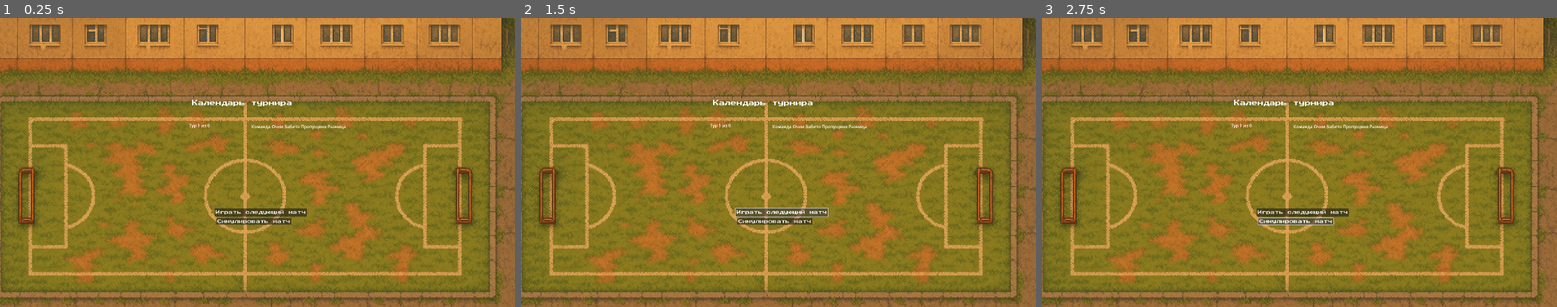
Above: before the commit, frames 1-3 (left to right).
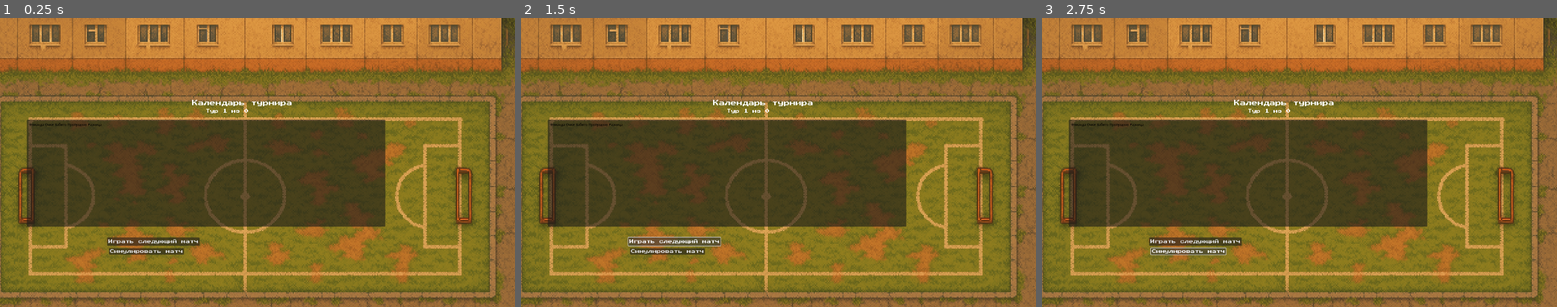
Above: after the commit, the same moments.

Repository: supervi5w4/footballpong
Game: Godot game, scene res://scenes/tournament_calendar.tscn
The game is run twice, just before and just after one commit, with the same random seed, the same clock (stepped at 60 frames per second) and the same inputs. This scene is started directly instead of the project's main scene.
Inputs:
- Up to frame 1 (0.25 s): no input
- Up to frame 2 (1.5 s): click "Играть следующий матч" at 0.5 s; click "Играть следующий матч" at 1.25 s
- Up to frame 3 (2.75 s): click "Симулировать матч" at 2 s

The runs differ from the first frame. In frame 1, 26% of the frame differs, in the area x 5-75%, y 31-82%; in frame 2, 26%; in frame 3, 26%, in the area x 5-75%, y 31-83%.
Error before the commit: Out of bounds get index '0' (on base: 'Array[Array]') (res://scenes/tournament_calendar.gd:27)
Error after the commit: Out of bounds get index '0' (on base: 'Array[Array]') (res://scenes/tournament_calendar.gd:166)

Commit message:
Add files via upload

Diff:
--- a/scenes/goal.gd
+++ b/scenes/goal.gd
@@ -26,12 +26,15 @@
 	if not (body is RigidBody2D and body.is_in_group("ball")):
 		return
 
-	# Обновляем счёт (игрок всегда отображается слева)
-	if _score:
-		if is_right_goal == _score.player_is_home:
-			_score.left += 1  # гол игрока
-		else:
-			_score.right += 1  # гол соперника
+	# Определяем: где ворота игрока?
+	var player_goal_is_right := not _score.player_on_left
+
+	if is_right_goal == player_goal_is_right:
+		# мяч влетел в ворота игрока → очко сопернику
+		_score.right += 1
+	else:
+		# мяч влетел в ворота бота → очко игроку
+		_score.left += 1
 
 	# Воспроизводим звук гола
 	if _sound:
--- a/scenes/tournament_calendar.gd
+++ b/scenes/tournament_calendar.gd
@@ -15,33 +15,123 @@
 	simulate_btn.pressed.connect(_on_simulate_pressed)
 	_update_round_info()
 
+func _notification(what: int) -> void:
+	# Обновляем календарь при возврате на экран
+	if what == NOTIFICATION_ENTER_TREE and round_label and matches_list and rows_container:
+		_update_round_info()
+
 func _update_round_info() -> void:
 	var total_rounds : int = Score.rounds.size()
-	round_label.text = "Тур %d из %d" % [Score.current_round + 1, total_rounds]
-	_render_calendar()
-	_render_table()
+	if round_label:
+		round_label.text = "Тур %d из %d" % [Score.current_round + 1, total_rounds]
+	if matches_list:
+		_render_calendar()  # Перерисовываем календарь с обновленной подсветкой
+	if rows_container:
+		_render_table()
 
 func _render_calendar() -> void:
+	if not matches_list:
+		return
+
+	# Очищаем список матчей
 	for child in matches_list.get_children():
 		child.queue_free()
-	var round_idxs : Array = Score.rounds[Score.current_round]
-	for idx in round_idxs:
-		var m : Dictionary = Score.matches[idx] as Dictionary
-		var home : String = String(m["home"])
-		var away : String = String(m["away"])
-		var score_text : String = String(m["score"])
-		var lbl : Label = Label.new()
-		lbl.text = "%s — %s    %s" % [home, away, score_text]
-		matches_list.add_child(lbl)
+
+	# Создаем основной контейнер для разделения на две части
+	var main_container = VBoxContainer.new()
+	main_container.custom_minimum_size = Vector2(0, 600)  # Увеличиваем высоту для лучшего отображения
+	main_container.add_theme_constant_override("separation", 30)  # Увеличиваем отступ между рядами
+
+	# Создаем контейнер для верхних 3 туров
+	var top_container = HBoxContainer.new()
+	top_container.custom_minimum_size = Vector2(0, 250)
+	top_container.size_flags_horizontal = Control.SIZE_EXPAND_FILL
+	top_container.add_theme_constant_override("separation", 15)  # Увеличиваем отступ между панелями
+
+	# Создаем контейнер для нижних 3 туров
+	var bottom_container = HBoxContainer.new()
+	bottom_container.custom_minimum_size = Vector2(0, 250)
+	bottom_container.size_flags_horizontal = Control.SIZE_EXPAND_FILL
+	bottom_container.add_theme_constant_override("separation", 15)  # Увеличиваем отступ между панелями
+
+	# Разбиваем турнир на 6 туров (3 вверху, 3 внизу)
+	var total_rounds = Score.rounds.size()
+	var rounds_per_row = 3
+
+	for round_index in range(total_rounds):
+		# Создаем панель для тура
+		var round_panel = Panel.new()
+		round_panel.custom_minimum_size = Vector2(120, 220)  # Увеличиваем размеры панели
+		round_panel.size_flags_horizontal = Control.SIZE_EXPAND_FILL
+
+		# Подсвечиваем текущий тур жёлтым цветом (непрозрачный)
+		if round_index == Score.current_round:
+			round_panel.modulate = Color(1, 1, 0, 1.0)  # Жёлтый фон без прозрачности
+		else:
+			round_panel.modulate = Color(0.8, 0.8, 0.8, 1.0)  # Светло-серый фон без прозрачности
+
+		# Создаем контейнер для содержимого тура
+		var round_container = VBoxContainer.new()
+		round_container.custom_minimum_size = Vector2(0, 220)
+		round_container.size_flags_horizontal = Control.SIZE_EXPAND_FILL
+		round_container.add_theme_constant_override("separation", 5)  # Отступ между элементами
+
+		# Заголовок тура
+		var round_header = Label.new()
+		round_header.text = "Тур %d" % (round_index + 1)
+		round_header.horizontal_alignment = HORIZONTAL_ALIGNMENT_CENTER
+		round_header.add_theme_font_size_override("font_size", 14)
+		round_header.add_theme_color_override("font_color", Color.BLACK)
+		round_container.add_child(round_header)
+
+		# Матчи тура
+		var round_idxs = Score.rounds[round_index]
+		for idx in round_idxs:
+			var m = Score.matches[idx] as Dictionary
+			var home = String(m["home"])
+			var away = String(m["away"])
+			var score_text = String(m["score"])
+			var match_label = Label.new()
+			match_label.text = "%s — %s\n%s" % [home, away, score_text]
+			match_label.horizontal_alignment = HORIZONTAL_ALIGNMENT_CENTER
+			match_label.add_theme_font_size_override("font_size", 10)
+			match_label.add_theme_color_override("font_color", Color.BLACK)
+			round_container.add_child(match_label)
+
+		# Добавляем контейнер в панель
+		round_panel.add_child(round_container)
+
+		# Добавляем панель в соответствующий контейнер (верхний или нижний)
+		if round_index < rounds_per_row:
+			top_container.add_child(round_panel)
+		else:
+			bottom_container.add_child(round_panel)
+
+	# Добавляем оба контейнера в основной
+	main_container.add_child(top_container)
+	main_container.add_child(bottom_container)
+
+	# Добавляем основной контейнер в список
+	matches_list.add_child(main_container)
 
 func _render_table() -> void:
+	if not rows_container:
+		return
+
 	for child in rows_container.get_children():
 		child.queue_free()
+
+	# Заголовки таблицы
 	var headers : Array = ["Команда", "Очки", "Забито", "Пропущено", "Разница"]
 	for h in headers:
 		var hl : Label = Label.new()
 		hl.text = String(h)
+		hl.add_theme_font_size_override("font_size", 12)
+		hl.add_theme_color_override("font_color", Color.BLACK)
+		hl.horizontal_alignment = HORIZONTAL_ALIGNMENT_CENTER
 		rows_container.add_child(hl)
+
+	# Данные команд
 	var sorted : Array = Score.teams.duplicate()
 	sorted.sort_custom(_compare_teams)
 	for t in sorted:
@@ -55,6 +145,9 @@
 		for v in row:
 			var cell : Label = Label.new()
 			cell.text = v
+			cell.add_theme_font_size_override("font_size", 10)
+			cell.add_theme_color_override("font_color", Color.BLACK)
+			cell.horizontal_alignment = HORIZONTAL_ALIGNMENT_CENTER
 			rows_container.add_child(cell)
 
 func _compare_teams(a: Dictionary, b: Dictionary) -> bool:
--- a/scenes/tournament_calendar.tscn
+++ b/scenes/tournament_calendar.tscn
@@ -36,21 +36,76 @@
 theme_override_font_sizes/font_size = 22
 text = "Календарь турнира"
 
-[node name="ScrollContainer" type="ScrollContainer" parent="."]
+[node name="RoundLabel" type="Label" parent="."]
+unique_name_in_owner = true
+layout_mode = 1
+anchors_preset = -1
+anchor_left = 0.5
+anchor_top = 0.5
+anchor_right = 0.5
+anchor_bottom = 0.5
+offset_left = 767.0
+offset_top = 340.0
+offset_right = 1039.0
+offset_bottom = 366.0
+grow_horizontal = 2
+grow_vertical = 2
+theme_override_fonts/font = ExtResource("2_v305x")
+theme_override_font_sizes/font_size = 16
+text = "Тур 1 из 6"
+
+[node name="MainContainer" type="HBoxContainer" parent="."]
 layout_mode = 1
 anchors_preset = 8
 anchor_left = 0.5
 anchor_top = 0.5
 anchor_right = 0.5
 anchor_bottom = 0.5
-offset_left = 678.0
-offset_top = 251.0
-offset_right = 1028.0
-offset_bottom = 651.0
+offset_left = 100.0
+offset_top = 380.0
+offset_right = 1436.0
+offset_bottom = 780.0
+grow_horizontal = 2
+grow_vertical = 2
+size_flags_horizontal = 3
+size_flags_vertical = 3
+
+[node name="TablePanel" type="Panel" parent="MainContainer"]
+layout_mode = 2
+size_flags_horizontal = 3
+size_flags_vertical = 3
+
+[node name="TableScrollContainer" type="ScrollContainer" parent="MainContainer/TablePanel"]
+layout_mode = 1
+anchors_preset = 15
+anchor_right = 1.0
+anchor_bottom = 1.0
+offset_left = 10.0
+offset_top = 10.0
+offset_right = -10.0
+offset_bottom = -10.0
 grow_horizontal = 2
 grow_vertical = 2
 
-[node name="MatchesList" type="VBoxContainer" parent="ScrollContainer"]
+[node name="RowsContainer" type="GridContainer" parent="MainContainer/TablePanel/TableScrollContainer"]
+unique_name_in_owner = true
+layout_mode = 2
+size_flags_horizontal = 3
+size_flags_vertical = 3
+
+[node name="MainContainer_CalendarPanel#ScrollContainer" type="ScrollContainer" parent="."]
+layout_mode = 1
+anchors_preset = 15
+anchor_right = 1.0
+anchor_bottom = 1.0
+offset_left = 10.0
+offset_top = 10.0
+offset_right = -10.0
+offset_bottom = -10.0
+grow_horizontal = 2
+grow_vertical = 2
+
+[node name="MainContainer_CalendarPanel_ScrollContainer#MatchesList" type="VBoxContainer" parent="."]
 unique_name_in_owner = true
 layout_direction = 2
 layout_mode = 2
@@ -66,10 +121,10 @@
 anchor_top = 0.5
 anchor_right = 0.5
 anchor_bottom = 0.5
-offset_left = 800.0
-offset_top = 711.0
-offset_right = 1144.0
-offset_bottom = 742.0
+offset_left = 400.0
+offset_top = 820.0
+offset_right = 744.0
+offset_bottom = 851.0
 grow_horizontal = 2
 grow_vertical = 2
 theme_override_fonts/font = ExtResource("2_v305x")
@@ -77,45 +132,17 @@
 
 [node name="SimulateBtn" type="Button" parent="."]
 unique_name_in_owner = true
-layout_mode = 0
-offset_left = 806.0
-offset_top = 748.0
-offset_right = 1086.0
-offset_bottom = 772.0
+layout_mode = 1
+anchors_preset = 8
+anchor_left = 0.5
+anchor_top = 0.5
+anchor_right = 0.5
+anchor_bottom = 0.5
+offset_left = 406.0
+offset_top = 860.0
+offset_right = 686.0
+offset_bottom = 884.0
+grow_horizontal = 2
+grow_vertical = 2
 theme_override_fonts/font = ExtResource("2_v305x")
 text = "Симулировать матч"
-
-[node name="TabContainer" type="Control" parent="."]
-anchors_preset = 0
-offset_left = -168.0
-offset_top = 251.0
-offset_right = -128.0
-offset_bottom = 291.0
-
-[node name="CalendarTab" type="VBoxContainer" parent="TabContainer"]
-layout_mode = 0
-offset_left = 940.0
-offset_top = 338.0
-offset_right = 980.0
-offset_bottom = 378.0
-tooltip_text = "Календарь"
-
-[node name="TableTab" type="VBoxContainer" parent="TabContainer"]
-layout_mode = 0
-offset_left = 1105.0
-offset_top = 143.0
-offset_right = 1145.0
-offset_bottom = 183.0
-tooltip_text = "Таблица"
-
-[node name="RowsContainer" type="GridContainer" parent="TabContainer/TableTab"]
-unique_name_in_owner = true
-layout_mode = 2
-
-[node name="RoundLabel" type="Label" parent="."]
-unique_name_in_owner = true
-layout_mode = 0
-offset_left = 705.0
-offset_top = 390.0
-offset_right = 745.0
-offset_bottom = 413.0
--- a/scenes/tournament_game.gd
+++ b/scenes/tournament_game.gd
@@ -24,8 +24,17 @@
 
 func _ready() -> void:
 	# --- Сброс счёта ---
-	Score.left = 0
-	Score.right = 0
+	Score.reset()
+
+	# --- Определяем позицию игрока на поле ---
+	var p_paddle := game_node.get_node_or_null("PlayerPaddle")
+	var a_paddle := game_node.get_node_or_null("AiPaddle")
+
+	if p_paddle and a_paddle:
+		# если игрок левее бота по оси X → он слева
+		Score.player_on_left = p_paddle.global_position.x < a_paddle.global_position.x
+	else:
+		Score.player_on_left = true  # запасной вариант
 
 	# --- Инициализация таймера матча ---
 	if time_scoreboard:
@@ -99,8 +108,9 @@
 func _on_score_changed(left: int, right: int) -> void:
 	if ai == null:
 		return
-	var player_goals: int = left if Score.player_is_home else right
-	var ai_goals: int = right if Score.player_is_home else left
+	# Используем player_on_left для определения голов игрока и ИИ
+	var player_goals: int = left if Score.player_on_left else right
+	var ai_goals: int = right if Score.player_on_left else left
 	var diff: int = player_goals - ai_goals
 	ai.skill = clamp(base_skill + diff * 0.1, SKILL_MIN, SKILL_MAX)
 	_apply_ai_tuning()
@@ -209,8 +219,9 @@
 		var away: String = String(m["away"])
 		var player_is_home: bool = Score.player_is_home
 
-		var goals_player: int = Score.left
-		var goals_opponent: int = Score.right
+		# Используем player_on_left для определения голов игрока и ИИ
+		var goals_player: int = Score.left if Score.player_on_left else Score.right
+		var goals_opponent: int = Score.right if Score.player_on_left else Score.left
 
 		var goals_home: int
 		var goals_away: int
